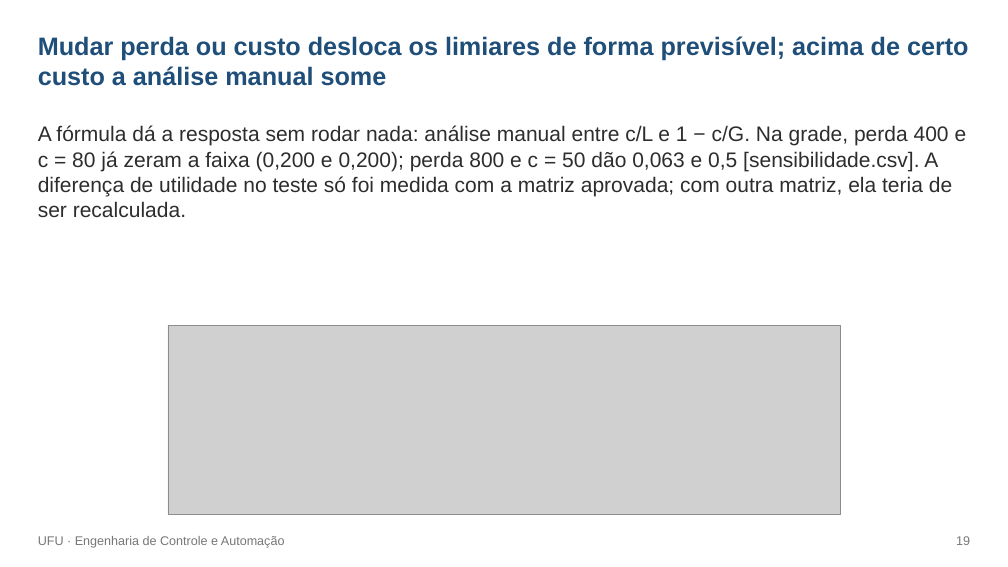
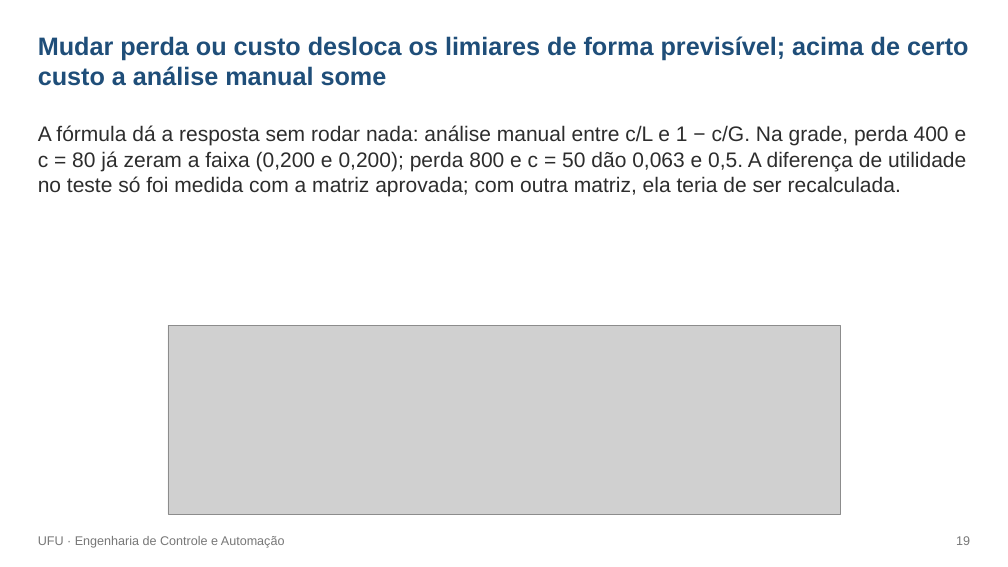
Before and after one commit to rodrigotriboni1/tcc-redes-bayesianas, a slide deck: slide 19 of monografia/defesa/Defesa_TCC_Rodrigo_rascunho.pptx. Drawn at 1008x567 pixels with LibreOffice and Linux fonts; fonts in the diff are those of the drawing; grey boxes stand for pictures. Boxes give left, top, right and bottom in pixels: in the first picture for what was removed or moved away, otherwise in the second. Text is boxed around its words. In the diff, an @@ line names an element or a change of style, - is before the commit and + after.

```diff
--- a/monografia/defesa/Defesa_TCC_Rodrigo_rascunho.pptx
+++ b/monografia/defesa/Defesa_TCC_Rodrigo_rascunho.pptx
@@ text at [38,125,967,196]: text changed @@
-A fórmula dá a resposta sem rodar nada: análise manual entre c/L e 1 − c/G. Na grade, perda 400 e c = 80 já zeram a faixa (0,200 e 0,200); perda 800 e c = 50 dão 0,063 e 0,5 [sensibilidade.csv]. A diferença de utilidade no teste só foi medida com a matriz aprovada; com outra matriz, ela teria de ser recalculada.
+A fórmula dá a resposta sem rodar nada: análise manual entre c/L e 1 − c/G. Na grade, perda 400 e c = 80 já zeram a faixa (0,200 e 0,200); perda 800 e c = 50 dão 0,063 e 0,5. A diferença de utilidade no teste só foi medida com a matriz aprovada; com outra matriz, ela teria de ser recalculada.
```
Also in this commit, not shown: 9 other slides changed, 3 other files.
